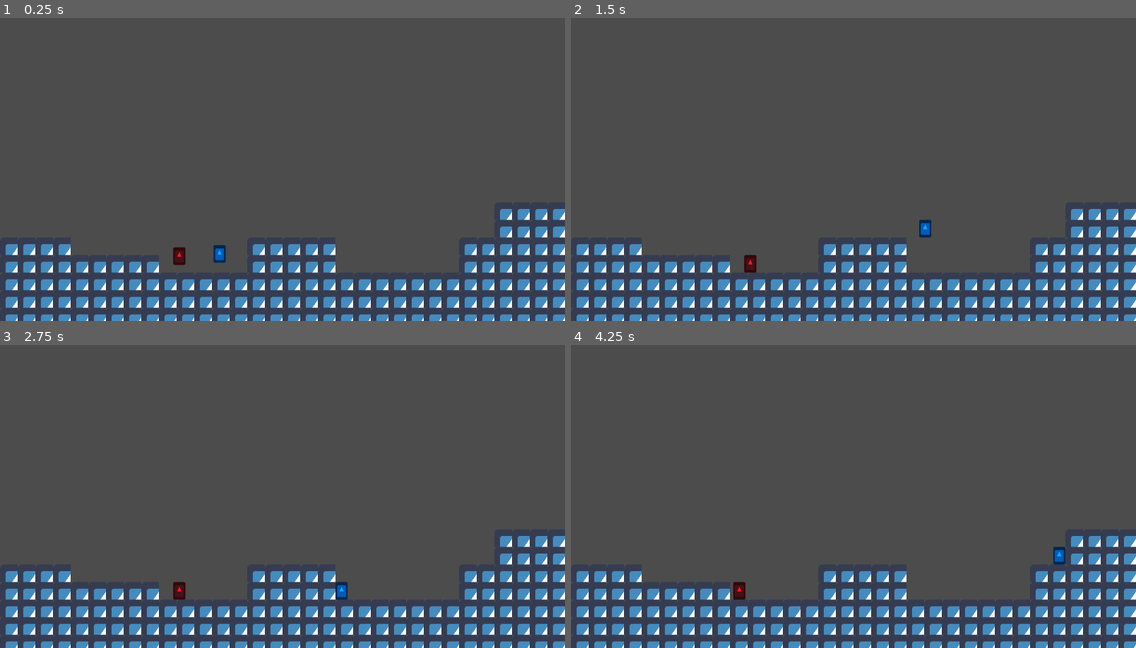
Above: before the commit, frames 1-4 (two rows, left to right).
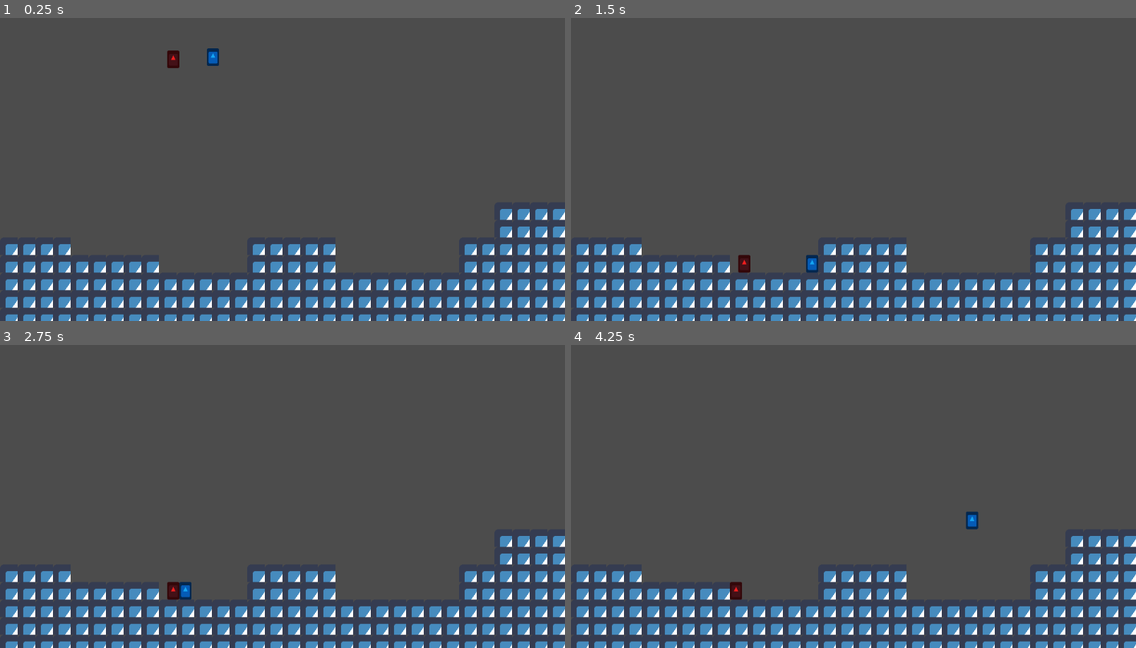
Above: after the commit, the same moments.

Repository: JUB-Yoush/wizgun-project
Game: Godot game, scene res://src/stage/Main.tscn
Two runs of this game, one before a commit and one after it. Both use one fixed random seed, a clock stepped at 60 frames per second and the inputs below. The engine's default icon, where the game draws it, is replaced by a stand-in: a white triangle on a blue panel in a dark square.
Inputs:
- Up to frame 1 (0.25 s): no input
- Up to frame 2 (1.5 s): hold Right (p1_right) from 0.53 s (still down); tap . (p1_gun) at 0.6 s; tap , (p1_jump) at 0.77 s; tap / (p1_sword) at 1.35 s
- Up to frame 3 (2.75 s): tap , (p1_jump) at 1.52 s; release Right (p1_right) at 2.03 s; hold Left (p1_left) from 2.03 s (still down); tap S (p2_down) at 2.1 s
- Up to frame 4 (4.25 s): release Left (p1_left) at 2.78 s; hold Right (p1_right) from 2.78 s (still down); tap B (p2_gun) at 2.85 s; tap , (p1_jump) at 3.02, 3.77 s; tap A (p2_left) at 3.6 s

The runs differ from the first frame. In frame 1, 0.5% of the frame differs, in the area x 29-40%, y 10-82%; in frame 2, 0.4%; in frame 3, 0.3%; in frame 4, 0.4%.

Commit message:
projectile interaction and respawning works

Diff:
--- a/src/characters/base/Base.gd
+++ b/src/characters/base/Base.gd
@@ -11,7 +11,13 @@
 var input_gun:String
 var input_sword:String
 
+
 var player_tag:String
+
+# RESPAWNING ---------------------------------------
+var is_alive:bool = true
+var respawn_time:float = 2
+onready var respawnTimer:Timer = $RespawnTimer
 
 # MOVEMENT ----------------------------------------
 export var speed:float = 300.0
@@ -42,7 +48,7 @@
 #SLASHING -----------------------------
 export var slash_speed:Vector2 = Vector2(1000,750)
 var velocity_at_press:Vector2 = Vector2.ZERO
-export var slash_time:int = 0
+var slash_time:int = 0
 export var slash_active_frames:int = 6
 var slashed_in_jump:bool = false
 
@@ -56,7 +62,8 @@
 	SLASHING,
 	SHOOTING,
 	IN_AIR,
-	SLASH_ENDLAG
+	SLASH_ENDLAG,
+	RESPAWNING
 	}
 
 
@@ -67,6 +74,7 @@
 
 func _ready():
 	gunCooldown.connect("timeout",self,"on_gunCooldown_timeout")
+	respawnTimer.connect("timeout",self,"on_respawnTimer_timeout")
 
 
 func _physics_process(delta):
@@ -85,6 +93,8 @@
 			state_slashing(delta,last_dir)
 		States.SLASH_ENDLAG:
 			state_slash_endlag()
+		States.RESPAWNING:
+			state_respawning()
 
 	#print(_state)
 
@@ -156,9 +166,9 @@
 
 	match player_tag:
 		"p1":
-			proj.parent_enum = proj.PARENTS.P1
+			proj.parent_tag = proj.PARENTS[0]
 		"p2":
-			proj.parent_enum = proj.PARENTS.P2
+			proj.parent_tag = proj.PARENTS[1]
 
 	get_parent().add_child(proj)
 
@@ -176,13 +186,32 @@
 		_state = States.ON_GROUND
 
 
+func state_respawning():
+	set_visible(false)
+	$CollisionShape2D.disabled = true
+	$Area2D/CollisionShape2DClone.disabled = true
+
+func on_respawnTimer_timeout():
+	is_alive = true
+	var respawnPosition = get_parent().get_respawn_position()
+	position = respawnPosition.position
+	set_visible(true)
+	$CollisionShape2D.disabled = false
+	$Area2D/CollisionShape2DClone.disabled = false
+	reset_state()
+	pass
+
+
 func reset_state():
 	if is_on_floor():
 		_state = States.ON_GROUND
 	elif !is_on_floor():
 		_state = States.IN_AIR
 
-# STATE COMPONENTS (the stuff the player can do, each state has some of each) ---------------------------------------------------------
+
+
+
+# STATE COMPONENTS ---------------------------------------------------------
 func update_dir():
 	#checks what direction the player is holding, last_dir checks where they're facing.
 	dir.x = Input.get_action_strength(input_right) - Input.get_action_strength(input_left)
@@ -204,7 +233,7 @@
 	var is_jumping:bool = Input.is_action_just_pressed(input_jump) and dir.y <= 0
 	if is_jumping:
 		velocity.y = -jump_str
-		_state = States.IN_AIR
+		#_state = States.IN_AIR
 
 	if Input.is_action_just_released(input_jump) and velocity.y < 0:
 		velocity.y = lerp(velocity.y, 0, 0.5)
@@ -224,3 +253,13 @@
 	if Input.is_action_just_pressed(input_sword) and slashed_in_jump == false:
 		slashed_in_jump = true
 		_state = States.SLASHING
+
+func on_player_defeat():
+	is_alive = false
+	_state = States.RESPAWNING
+	respawnTimer.start(respawn_time)
+	#hide the player
+	#set a respawn timer
+	#once the respawn timer has gone off, put the player back
+	pass
+#---------------------------------------------------------------------------------
--- a/src/characters/base/Base.tscn
+++ b/src/characters/base/Base.tscn
@@ -21,6 +21,9 @@
 [node name="GunCooldown" type="Timer" parent="."]
 one_shot = true
 
+[node name="RespawnTimer" type="Timer" parent="."]
+one_shot = true
+
 [node name="Area2D" type="Area2D" parent="."]
 collision_layer = 2
 collision_mask = 6
--- a/src/characters/base/Projectile.gd
+++ b/src/characters/base/Projectile.gd
@@ -6,20 +6,18 @@
 onready var visibilityNotif = $VisibilityNotifier2D
 onready var lifespanTimer = $LifespanTimer
 
-enum PARENTS{
-	P1,
-	P2
-}
-var parent_enum
+const PARENTS:Array = ["p1","p2"]
+
+var parent_tag:String
 # Called when the node enters the scene tree for the first time.
 func _ready():
 	connect("body_entered",self,"on_body_entered")
 	lifespanTimer.connect("timeout",self,"on_lifespan_timeout")
 	lifespanTimer.start(lifetime)
 	visibilityNotif.connect("screen_exited",self,"exited_screen")
-	if parent_enum == PARENTS.P1:
+	if parent_tag == PARENTS[0]:
 		set_modulate("#1b22d3")
-	elif parent_enum == PARENTS.P2:
+	elif parent_tag ==  PARENTS[1]:
 		set_modulate("#d31b1b")
 
 	match dir:
@@ -52,9 +50,14 @@
 
 func on_body_entered(body:PhysicsBody2D):
 	if body == null:
-		print('tile lmao')
+		pass
 	else:
-		print(body.name)
+		if body.player_tag == parent_tag:
+
+			pass
+		elif body.player_tag != parent_tag:
+			body.on_player_defeat()
+
 
 func on_area_entered(area:Area2D):
 	print(area.name)
--- /dev/null
+++ b/src/stage/Main.gd
@@ -0,0 +1,9 @@
+extends Node2D
+
+onready var respawnPositions = $RespawnPositions
+
+func get_respawn_position():
+	var respawn_position:Position2D
+	var rng = randi() % respawnPositions.get_child_count()
+	respawn_position = respawnPositions.get_child(rng)
+	return respawn_position
--- a/src/stage/Main.tscn
+++ b/src/stage/Main.tscn
@@ -1,8 +1,9 @@
-[gd_scene load_steps=7 format=2]
+[gd_scene load_steps=8 format=2]
 
 [ext_resource path="res://src/characters/p1/Player1.tscn" type="PackedScene" id=1]
 [ext_resource path="res://icon.png" type="Texture" id=2]
 [ext_resource path="res://src/characters/p2/Player2.tscn" type="PackedScene" id=3]
+[ext_resource path="res://src/stage/Main.gd" type="Script" id=4]
 
 [sub_resource type="ConvexPolygonShape2D" id=2]
 points = PoolVector2Array( 64, 64, 0, 64, 0, 0, 64, 0 )
@@ -55,6 +56,7 @@
 1/z_index = 0
 
 [node name="Main" type="Node2D"]
+script = ExtResource( 4 )
 
 [node name="TileMap" type="TileMap" parent="." groups=["enviroment", "floor"]]
 tile_set = SubResource( 1 )
@@ -63,11 +65,16 @@
 tile_data = PoolIntArray( 786460, 1, 0, 786461, 1, 0, 786462, 1, 0, 786463, 1, 0, 851996, 1, 0, 851997, 1, 0, 851998, 1 …(2429 unchanged characters)…
 
 [node name="Player1" parent="." instance=ExtResource( 1 )]
-position = Vector2( 398, 428 )
+position = Vector2( 386, 70 )
 collision_layer = 1
 collision_mask = 1
 
 [node name="Player2" parent="." instance=ExtResource( 3 )]
-position = Vector2( 325, 432 )
+position = Vector2( 314, 74 )
 collision_layer = 1
 collision_mask = 1
+
+[node name="RespawnPositions" type="Node" parent="."]
+
+[node name="Respawn1" type="Position2D" parent="RespawnPositions"]
+position = Vector2( 522, 284 )
Not shown, changed: todo.txt
